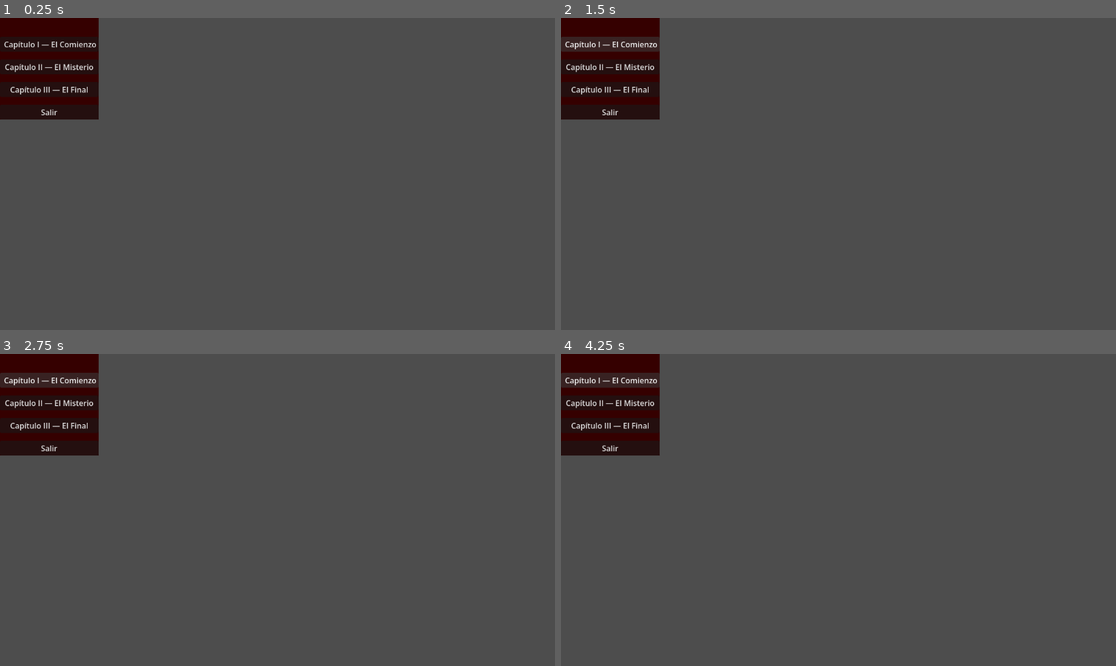
Above: before the commit, frames 1-4 (two rows, left to right).
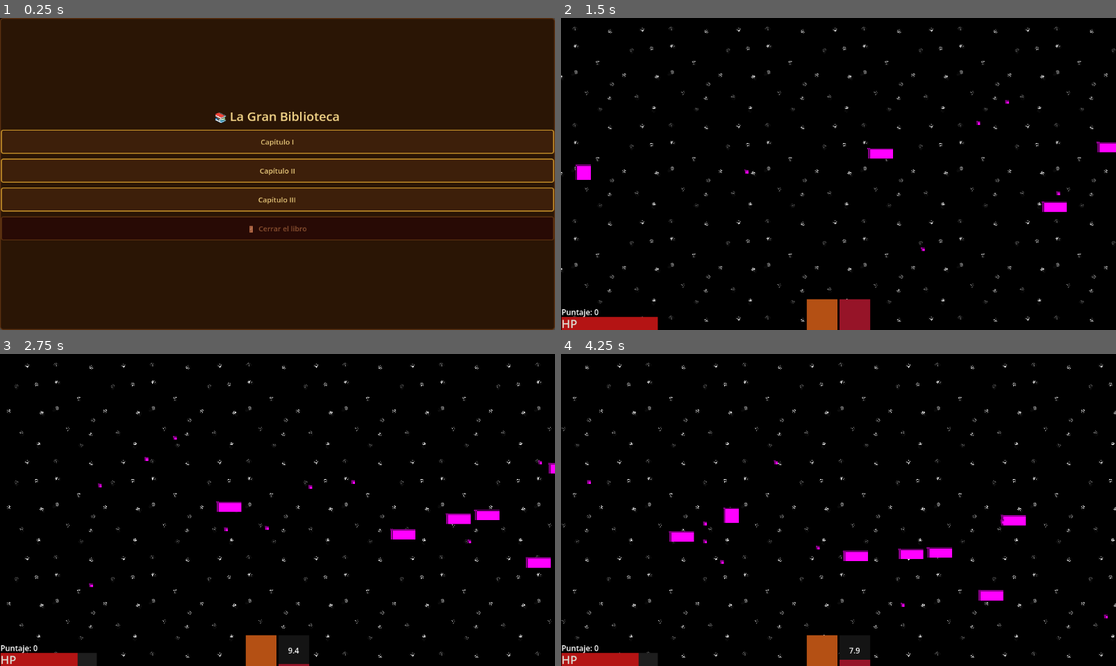
Above: after the commit, the same moments.

Repository: wfeboSKL/tales-for-the-asleep
Game: Godot game, scene res://scenes/Menu/Mewou.tscn
Two runs of this game, one before a commit and one after it. Both use one fixed random seed, a clock stepped at 60 frames per second and the inputs below.
Inputs:
- Up to frame 1 (0.25 s): no input
- Up to frame 2 (1.5 s): click "Capítulo I — El Comienzo" (after the commit: "Capítulo I") at 0.5 s; tap Enter at 1.25 s; hold D (move_right) from 1.28 s (still down); hold Shift (focus) from 1.28 s (still down)
- Up to frame 3 (2.75 s): tap Space at 1.52, 2.27 s; release D (move_right) at 2.03 s; release Shift (focus) at 2.03 s; hold S (move_down) from 2.03 s (still down); tap J (melee) at 2.1 s
- Up to frame 4 (4.25 s): release S (move_down) at 2.78 s; hold D (move_right) 2.78-3.53 s; hold K (shoot) 2.78-3.53 s; hold W (move_up) from 3.53 s (still down); tap Enter at 3.6 s; tap Space at 3.77 s

The runs differ from the first frame. In frame 1, 95% of the frame differs, in the area x 0-100%, y 0-100%; in frame 2, 99%; in frame 3, 100%; in frame 4, 100%.

Commit message:
Menu para presentar MVP

Diff:
--- a/scenes/Menu/Mewou.tscn
+++ b/scenes/Menu/Mewou.tscn
@@ -1,4 +1,8 @@
 [gd_scene format=3 uid="uid://hndi5xvpu8m3"]
+
+[ext_resource type="Script" uid="uid://5bmme0m82k4s" path="res://scenes/Menu/mewou.gd" id="1_jce8q"]
+
+[sub_resource type="Theme" id="Theme_jce8q"]
 
 [sub_resource type="StyleBoxFlat" id="StyleBoxFlat_rjerq"]
 bg_color = Color(0.2086803, 1.5191269e-07, 2.4065375e-08, 1)
@@ -10,16 +14,21 @@
 anchor_bottom = 1.0
 grow_horizontal = 2
 grow_vertical = 2
+theme = SubResource("Theme_jce8q")
+script = ExtResource("1_jce8q")
 
-[node name="Background" type="TextureRect" parent="." unique_id=1117813482]
+[node name="Background" type="ColorRect" parent="." unique_id=602027237]
 layout_mode = 0
 offset_right = 40.0
 offset_bottom = 40.0
 
 [node name="BookshelfPanel" type="PanelContainer" parent="." unique_id=7015271]
-layout_mode = 0
-offset_right = 40.0
-offset_bottom = 40.0
+layout_mode = 1
+anchors_preset = 15
+anchor_right = 1.0
+anchor_bottom = 1.0
+grow_horizontal = 2
+grow_vertical = 2
 theme_override_styles/panel = SubResource("StyleBoxFlat_rjerq")
 
 [node name="VBoxContainer" type="VBoxContainer" parent="BookshelfPanel" unique_id=1589564995]
--- a/scenes/Menu/mewou.gd
+++ b/scenes/Menu/mewou.gd
@@ -1,20 +1,105 @@
 extends Control
 
-# Rutas de las escenas de cada capítulo
-# ¡Cambia estas rutas por las de tu proyecto!
-const CHAPTER_1 = "res://scenes/chapter_1.tscn"
+const CHAPTER_1 = "res://scenes/demolevel/level.tscn"
 const CHAPTER_2 = "res://scenes/chapter_2.tscn"
 const CHAPTER_3 = "res://scenes/chapter_3.tscn"
 
 func _ready():
-	# Conectar señales de cada botón a sus funciones
+	# Conectar botones
 	$BookshelfPanel/VBoxContainer/Chapter1Button.pressed.connect(_on_chapter1_pressed)
 	$BookshelfPanel/VBoxContainer/Chapter2Button.pressed.connect(_on_chapter2_pressed)
 	$BookshelfPanel/VBoxContainer/Chapter3Button.pressed.connect(_on_chapter3_pressed)
 	$BookshelfPanel/VBoxContainer/QuitButton.pressed.connect(_on_quit_pressed)
 
-# --- Funciones de cada botón ---
+	# Fondo oscuro
+	$Background.color = Color("#1a0e05")
 
+	# Panel central
+	var panel_style = StyleBoxFlat.new()
+	panel_style.bg_color = Color("#2a1505")
+	panel_style.border_color = Color("#5a3010")
+	panel_style.set_border_width_all(2)
+	panel_style.set_corner_radius_all(6)
+	$BookshelfPanel.add_theme_stylebox_override("panel", panel_style)
+
+	# Tamaño y posición del panel
+	$BookshelfPanel.custom_minimum_size = Vector2(400, 420)
+	$BookshelfPanel.set_anchors_preset(Control.PRESET_CENTER)
+
+	# Separación entre botones
+	$BookshelfPanel/VBoxContainer.add_theme_constant_override("separation", 10)
+
+	# Título
+	var title = $BookshelfPanel/VBoxContainer/TitleLabel
+	title.text = "📚 La Gran Biblioteca"
+	title.horizontal_alignment = HORIZONTAL_ALIGNMENT_CENTER
+	title.add_theme_color_override("font_color", Color("#f5d78a"))
+	title.add_theme_font_size_override("font_size", 26)
+
+	# Textos de los botones
+	$BookshelfPanel/VBoxContainer/Chapter1Button.text = "Capítulo I"
+	$BookshelfPanel/VBoxContainer/Chapter2Button.text = "Capítulo II"
+	$BookshelfPanel/VBoxContainer/Chapter3Button.text = "Capítulo III"
+	$BookshelfPanel/VBoxContainer/QuitButton.text = "🚪  Cerrar el libro"
+
+	# Estilo a cada botón
+	_apply_book_style($BookshelfPanel/VBoxContainer/Chapter1Button)
+	_apply_book_style($BookshelfPanel/VBoxContainer/Chapter2Button)
+	_apply_book_style($BookshelfPanel/VBoxContainer/Chapter3Button)
+	_apply_quit_style($BookshelfPanel/VBoxContainer/QuitButton)
+
+# Estilo madera dorada
+func _apply_book_style(button: Button):
+	button.custom_minimum_size = Vector2(0, 50)
+	button.add_theme_font_size_override("font_size", 15)
+
+	var normal = StyleBoxFlat.new()
+	normal.bg_color = Color("#3D1F0A")
+	normal.border_color = Color("#C8922A")
+	normal.set_border_width_all(2)
+	normal.set_corner_radius_all(4)
+	button.add_theme_stylebox_override("normal", normal)
+
+	var hover = StyleBoxFlat.new()
+	hover.bg_color = Color("#5C3010")
+	hover.border_color = Color("#FFD700")
+	hover.set_border_width_all(2)
+	hover.set_corner_radius_all(4)
+	button.add_theme_stylebox_override("hover", hover)
+
+	var pressed = StyleBoxFlat.new()
+	pressed.bg_color = Color("#7A4015")
+	pressed.border_color = Color("#FFD700")
+	pressed.set_border_width_all(2)
+	pressed.set_corner_radius_all(4)
+	button.add_theme_stylebox_override("pressed", pressed)
+
+	button.add_theme_color_override("font_color", Color("#E8C87A"))
+	button.add_theme_color_override("font_hover_color", Color("#FFD98A"))
+
+# Estilo oscuro para Salir
+func _apply_quit_style(button: Button):
+	button.custom_minimum_size = Vector2(0, 50)
+	button.add_theme_font_size_override("font_size", 15)
+
+	var normal = StyleBoxFlat.new()
+	normal.bg_color = Color("#280A05")
+	normal.border_color = Color("#5a3010")
+	normal.set_border_width_all(2)
+	normal.set_corner_radius_all(4)
+	button.add_theme_stylebox_override("normal", normal)
+
+	var hover = StyleBoxFlat.new()
+	hover.bg_color = Color("#4A1008")
+	hover.border_color = Color("#C86040")
+	hover.set_border_width_all(2)
+	hover.set_corner_radius_all(4)
+	button.add_theme_stylebox_override("hover", hover)
+
+	button.add_theme_color_override("font_color", Color("#8A5030"))
+	button.add_theme_color_override("font_hover_color", Color("#C86040"))
+
+# --- Funciones de botones ---
 func _on_chapter1_pressed():
 	get_tree().change_scene_to_file(CHAPTER_1)
 
--- a/scenes/ui/main_menu.tscn
+++ /dev/null
@@ -1,23 +0,0 @@
-[gd_scene format=3 uid="uid://mthe4vlg6mhg"]
-
-[node name="MainMenu" type="CanvasLayer" unique_id=1257864463]
-
-[node name="ColorRect" type="ColorRect" parent="." unique_id=1953440923]
-offset_right = 40.0
-offset_bottom = 40.0
-
-[node name="Label" type="Label" parent="." unique_id=1001744917]
-offset_right = 40.0
-offset_bottom = 23.0
-
-[node name="VBoxContainer" type="VBoxContainer" parent="." unique_id=97910939]
-offset_right = 40.0
-offset_bottom = 40.0
-
-[node name="Button" type="Button" parent="." unique_id=1579307544]
-offset_right = 8.0
-offset_bottom = 8.0
-
-[node name="Button2" type="Button" parent="." unique_id=119604616]
-offset_right = 8.0
-offset_bottom = 8.0
